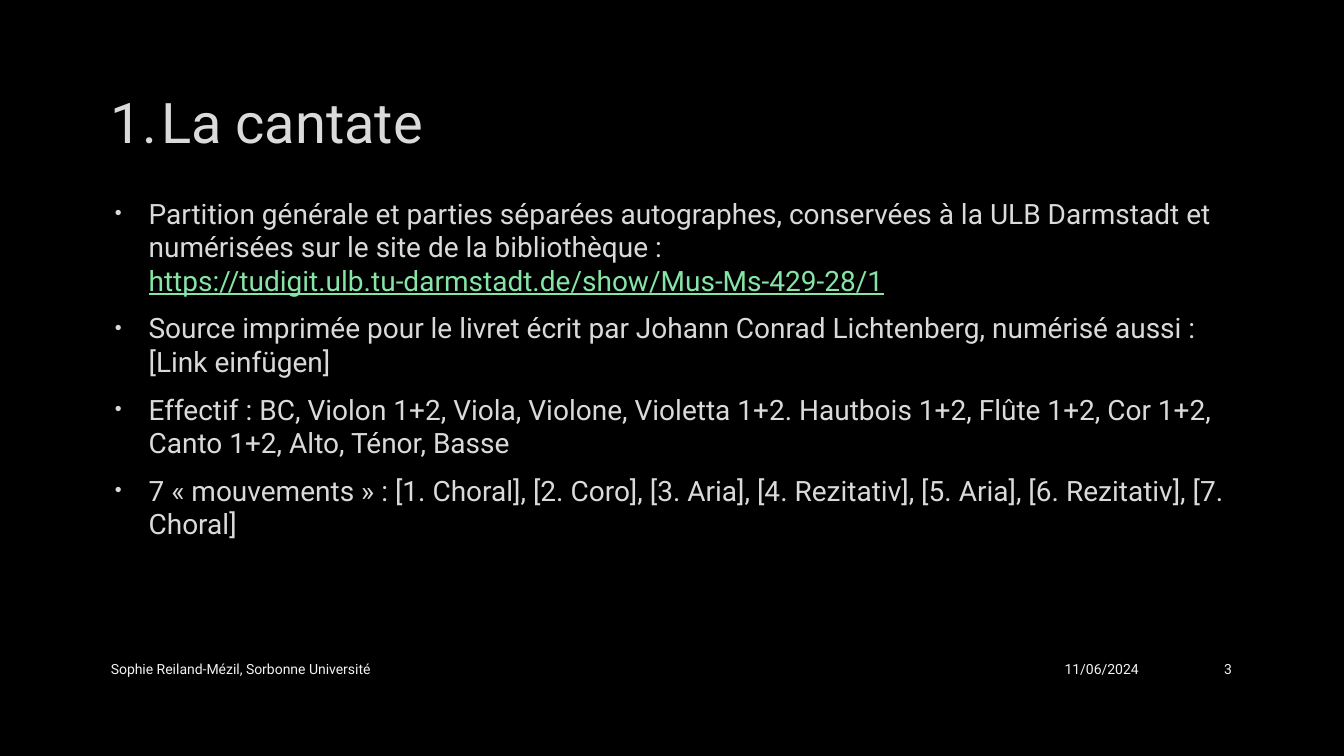
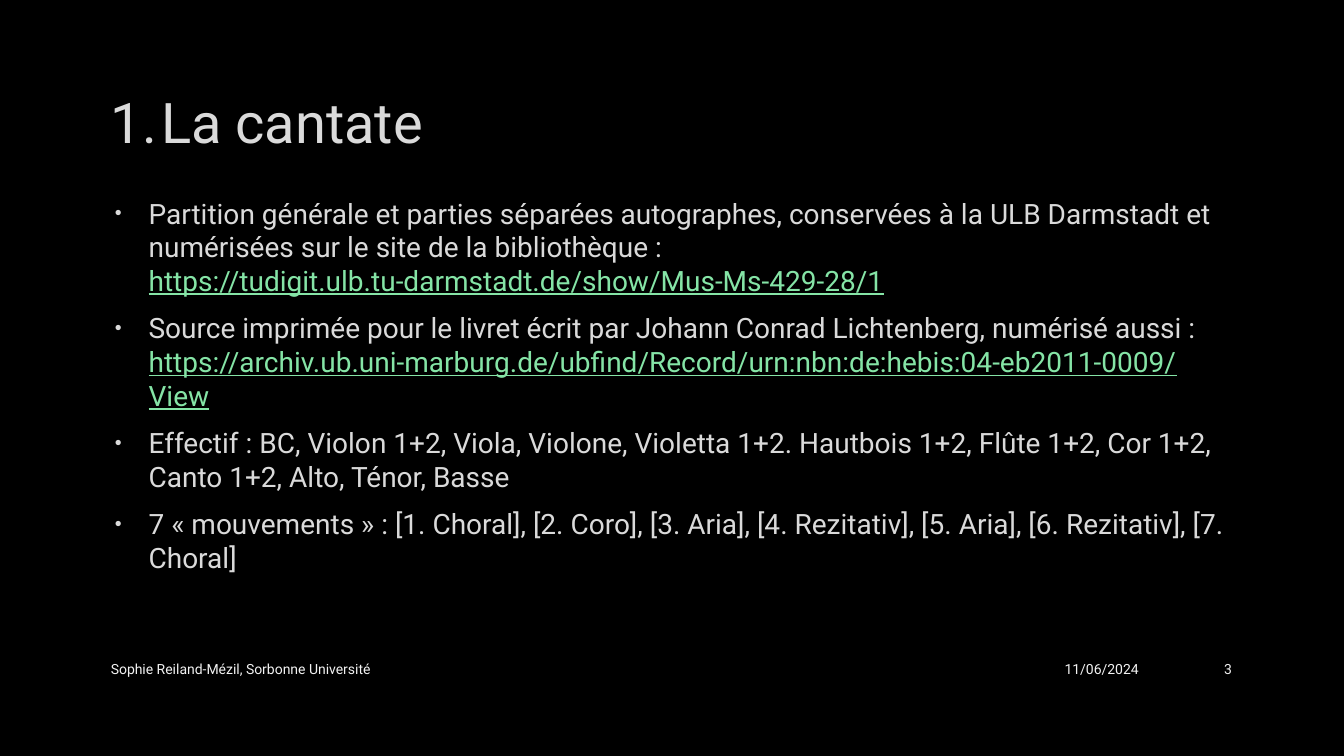
Before and after one commit to SophieReiland/graupner, a slide deck: slide 3 of presentations/Présentation_groupe_MEI.pptx. Drawn at 1344x756 pixels with LibreOffice and Linux fonts; fonts in the diff are those of the drawing; background and template pictures are left out. Boxes give left, top, right and bottom in pixels: in the first picture for what was removed or moved away, otherwise in the second. Text is boxed around its words. In the diff, an @@ line names an element or a change of style, - is before the commit and + after.

```diff
--- a/presentations/Présentation_groupe_MEI.pptx
+++ b/presentations/Présentation_groupe_MEI.pptx
@@ text at (149,317,1181,410): text changed; text colour #DADADA to #85E4A6 @@
-• Source imprimée pour le livret écrit par Johann Conrad Lichtenberg, numérisé aussi : [Link einfügen]
+• Source imprimée pour le livret écrit par Johann Conrad Lichtenberg, numérisé aussi : https://archiv.ub.uni-marburg.de/ubfind/Record/urn:nbn:de:hebis:04-eb2011-0009/View
```
Also in this commit, not shown: 13 other slides changed.
